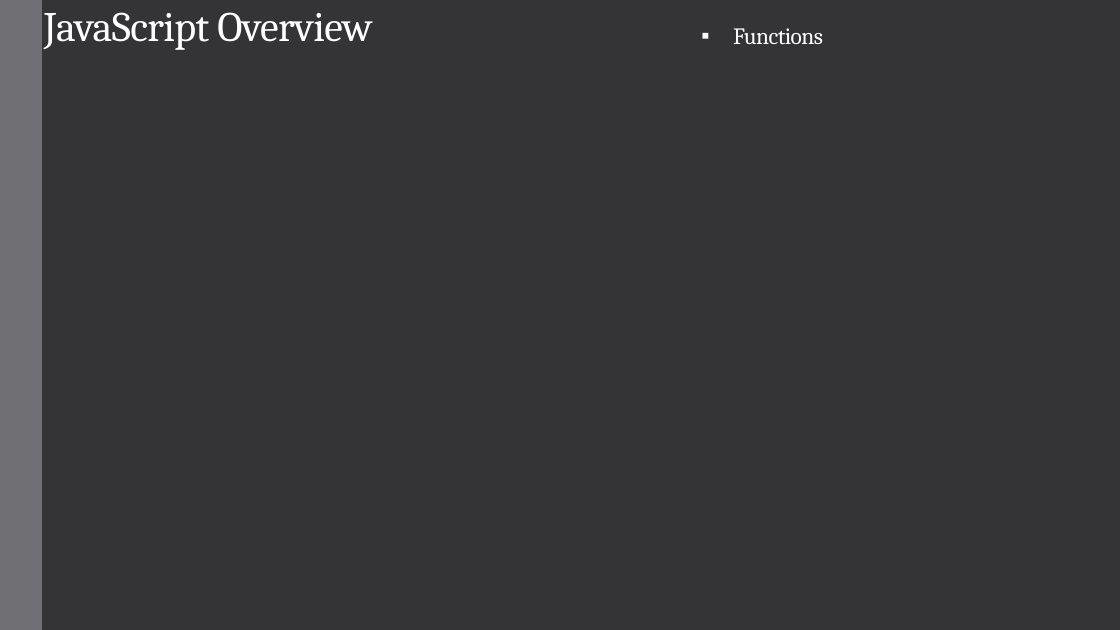
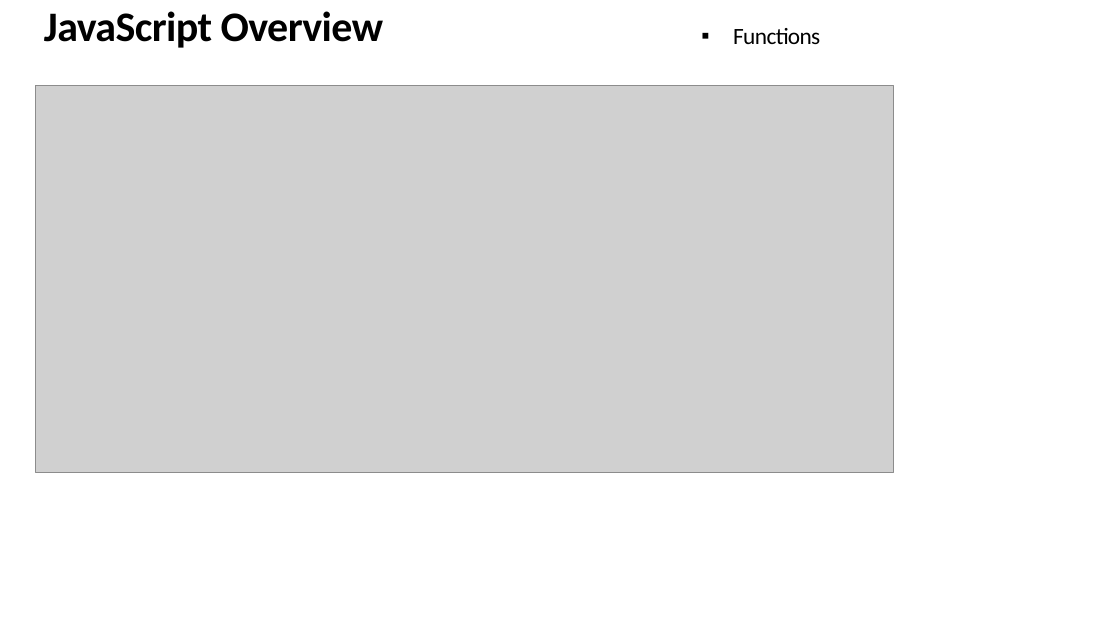
Before and after one commit to srdjan/workshop-functional-js, a slide deck: slide 15 of Functional-javascript.pptx (slide 7 before the commit). Drawn at 1120x630 pixels with LibreOffice and Linux fonts; fonts in the diff are those of the drawing; grey boxes stand for pictures. Boxes give left, top, right and bottom in pixels: in the first picture for what was removed or moved away, otherwise in the second. Text is boxed around its words. In the diff, an @@ line names an element or a change of style, - is before the commit and + after.

```diff
--- a/Functional-javascript.pptx
+++ b/Functional-javascript.pptx
@@ background #353537 to #FFFFFF @@
@@ rectangle removed at bbox=[0, 0, 42, 630] @@
@@ text "JavaScript Overview" at bbox=[44, 11, 384, 48]: font Cambria to Calibri, text colour #FFFFFF to #000000, bold on @@
@@ text "Functions" at bbox=[733, 28, 820, 44]: font Cambria to Calibri, text colour #FFFFFF to #000000 @@
@@ picture added at bbox=[35, 86, 893, 472] @@
```
Also in this commit, not shown: 7 other slides changed, 34 slides added, 1 slide removed, 3 other files.
